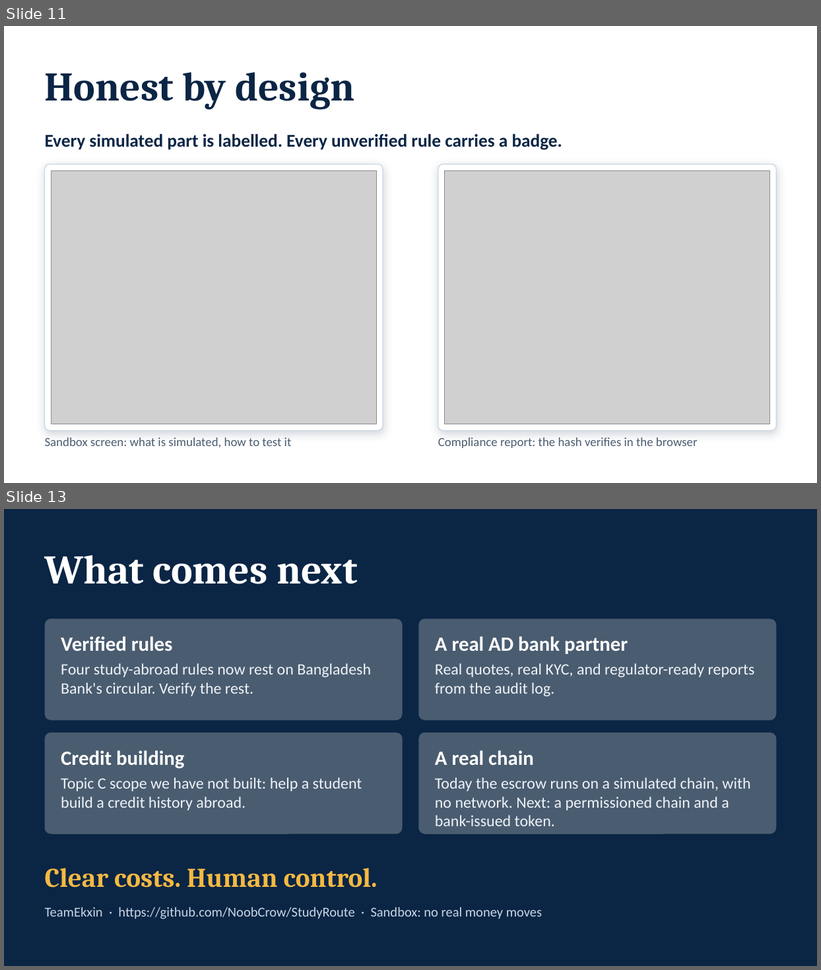
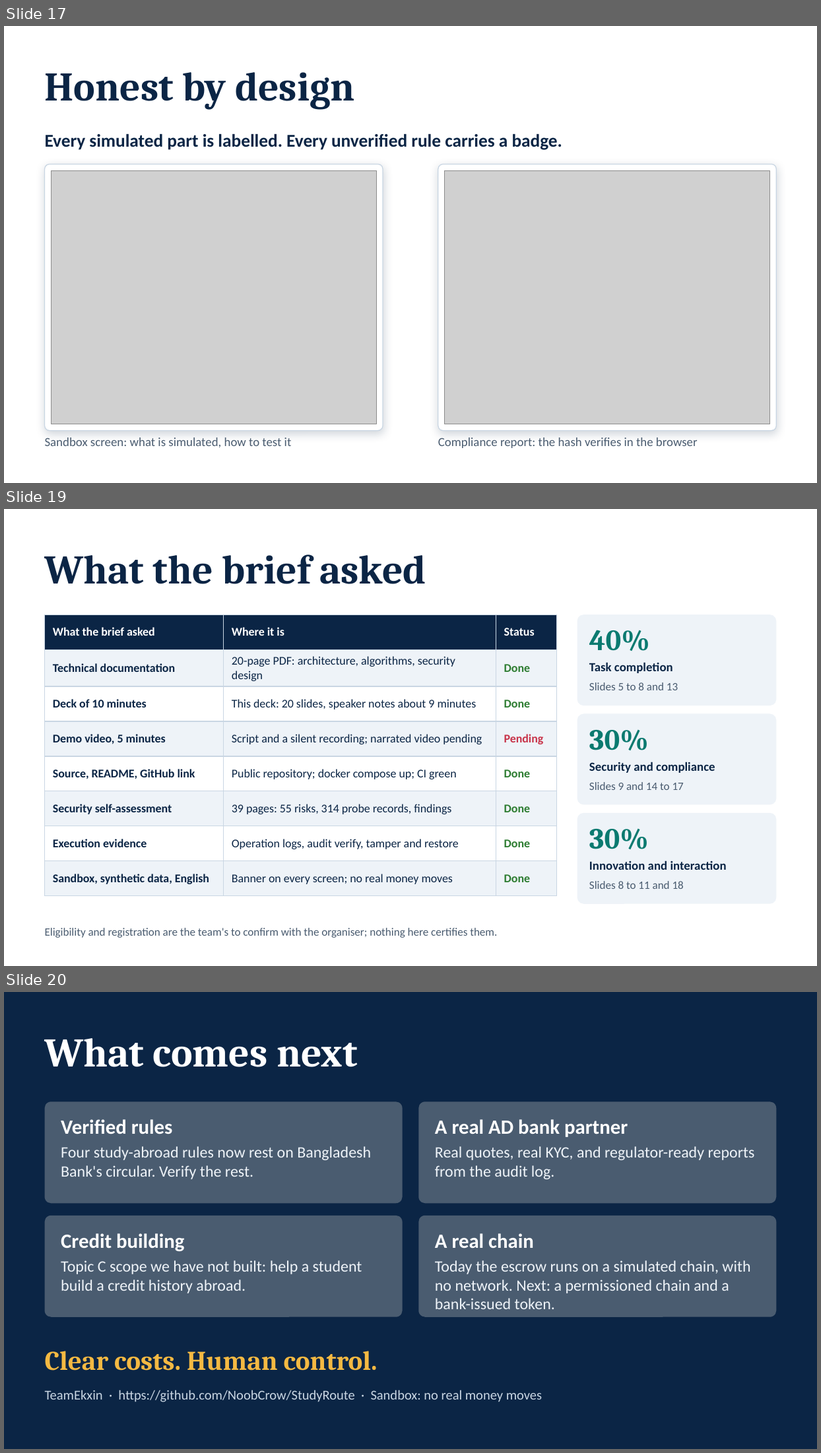
Before and after one commit to NoobCrow/StudyRoute, a slide deck: submission/StudyRoute_Deck.pptx. Shown one above the other, each under a label of ours: slides 11 and 13 before the commit, slides 17, 19 and 20 after it; the slides between them are not shown. The pictures are 821x970 and 821x1453 pixels, drawn with LibreOffice and Linux fonts; fonts in the diff are those of the drawing; grey boxes stand for pictures. Boxes give left, top, right and bottom in pixels: in the first picture for what was removed or moved away, otherwise in the second. Text is boxed around its words. In the diff, an @@ line names an element or a change of style, - is before the commit and + after.

```diff
--- a/submission/StudyRoute_Deck.pptx
+++ b/submission/StudyRoute_Deck.pptx
@@ slide 19 added at (4,509,817,966), background #FFFFFF @@
@@ title added at (45,555,426,584), 36 pt, text #0B2545, bold @@
+What the brief asked
@@ table added at (45,615,557,887), 8 rows, 3 columns @@
+What the brief asked | Where it is | Status
+Technical documentation | 20-page PDF: architecture, algorithms, security design | Done
+Deck of 10 minutes | This deck: 20 slides, speaker notes about 9 minutes | Done
+Demo video, 5 minutes | Script and a silent recording; narrated video pending | Pending
+Source, README, GitHub link | Public repository; docker compose up; CI green | Done
+Security self-assessment | 39 pages: 55 risks, 314 probe records, findings | Done
+Execution evidence | Operation logs, audit verify, tamper and restore | Done
+Sandbox, synthetic data, English | Banner on every screen; no real money moves | Done
@@ rounded rectangle added at (578,615,776,706), fill #EEF3F8 @@
@@ text added at (589,630,650,651), 26 pt, text #0B7A70, bold @@
+40%
@@ text added at (589,662,673,673), 11 pt, text #0B2545, bold @@
+Task completion
@@ text added at (589,683,678,691), 10 pt, text #4A5C70 @@
+Slides 5 to 8 and 13
@@ rounded rectangle added at (578,714,776,805), fill #EEF3F8 @@
@@ text added at (589,730,649,751), 26 pt, text #0B7A70, bold @@
+30%
@@ text added at (589,762,715,773), 11 pt, text #0B2545, bold @@
+Security and compliance
@@ text added at (589,782,684,790), 10 pt, text #4A5C70 @@
+Slides 9 and 14 to 17
@@ rounded rectangle added at (578,813,776,904), fill #EEF3F8 @@
@@ text added at (589,829,649,850), 26 pt, text #0B7A70, bold @@
+30%
@@ text added at (589,861,727,870), 11 pt, text #0B2545, bold @@
+Innovation and interaction
@@ text added at (589,881,684,889), 10 pt, text #4A5C70 @@
+Slides 8 to 11 and 18
@@ text added at (45,928,497,938), 10 pt, text #4A5C70 @@
+Eligibility and registration are the team's to confirm with the organiser; nothing here certifies them.
@@ what was slide 11 is now slide 17 @@
@@ what was slide 13 is now slide 20 @@
```
Also in this commit, not shown: 7 slides changed, 6 other slides added, 29 other files.
